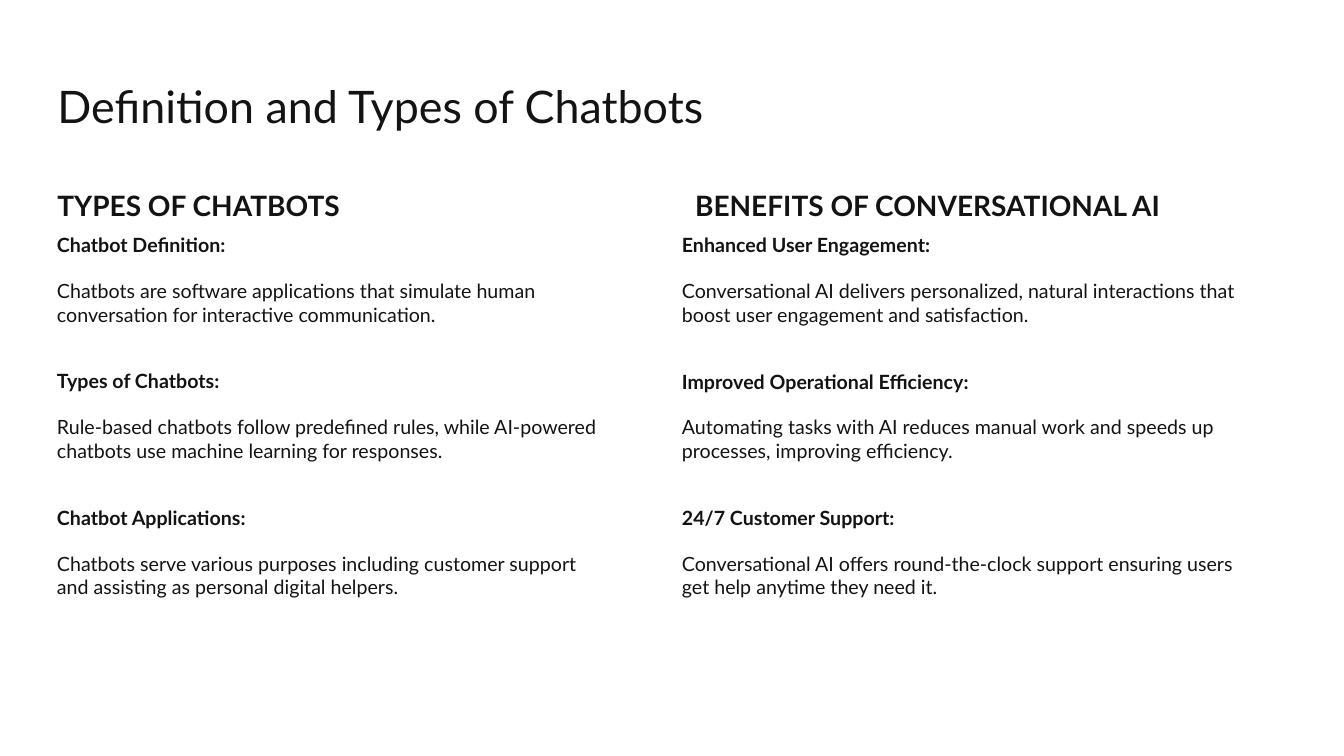
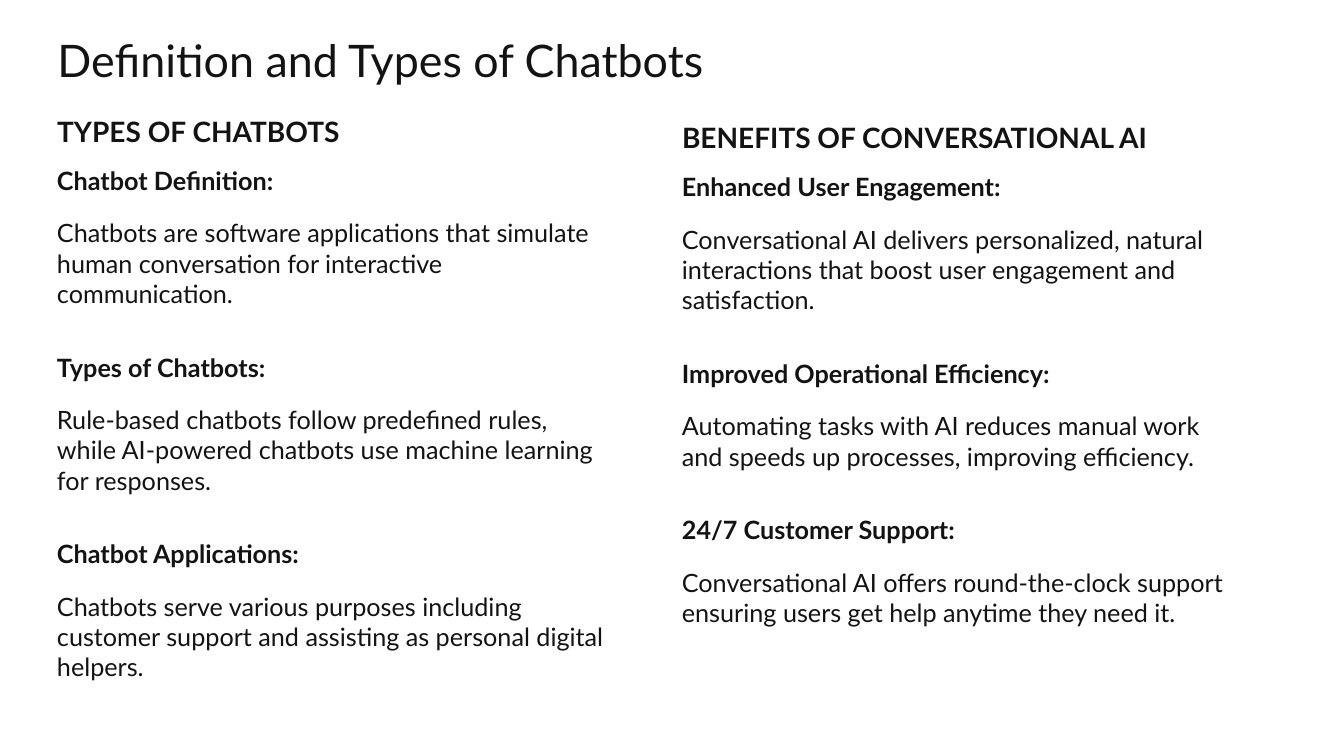
Before and after one commit to pajeeokoth/chatbot, a slide deck: slide 3 of P10_03_presentation.pptx (slide 4 before the commit). Drawn at 1344x756 pixels with LibreOffice and Linux fonts; fonts in the diff are those of the drawing. Boxes give left, top, right and bottom in pixels: in the first picture for what was removed or moved away, otherwise in the second. Text is boxed around its words. In the diff, an @@ line names an element or a change of style, - is before the commit and + after.

```diff
--- a/P10_03_presentation.pptx
+++ b/P10_03_presentation.pptx
@@ title "Definition and Types of Chatbots": place and size @@
-title "Definition and Types of Chatbots" at bbox=[57, 90, 704, 131]
+title "Definition and Types of Chatbots" at bbox=[57, 44, 704, 85]
@@ text "TYPES OF CHATBOTS": place and size @@
-text "TYPES OF CHATBOTS" at bbox=[57, 195, 340, 217]
+text "TYPES OF CHATBOTS" at bbox=[57, 121, 340, 143]
@@ text "BENEFITS OF CONVERSATIONAL AI": place and size @@
-text "BENEFITS OF CONVERSATIONAL AI" at bbox=[695, 195, 1160, 217]
+text "BENEFITS OF CONVERSATIONAL AI" at bbox=[682, 127, 1147, 149]
@@ text "Chatbot Definition:" at bbox=[57, 171, 603, 681]: size 14 to 18 pt @@
@@ text "Chatbot Definition:": place and size @@
-text "Chatbot Definition:" at bbox=[57, 237, 596, 598]
+text "Chatbot Definition:" at bbox=[57, 171, 603, 681]
@@ text "Enhanced User Engagement:": place and size @@
-text "Enhanced User Engagement:" at bbox=[682, 237, 1235, 598]
+text "Enhanced User Engagement:" at bbox=[682, 177, 1223, 627]
@@ text "Enhanced User Engagement:" at bbox=[682, 177, 1223, 627]: size 14 to 18 pt @@
```
Also in this commit, not shown: 13 other slides changed, 4 slides removed, 2 other files.
